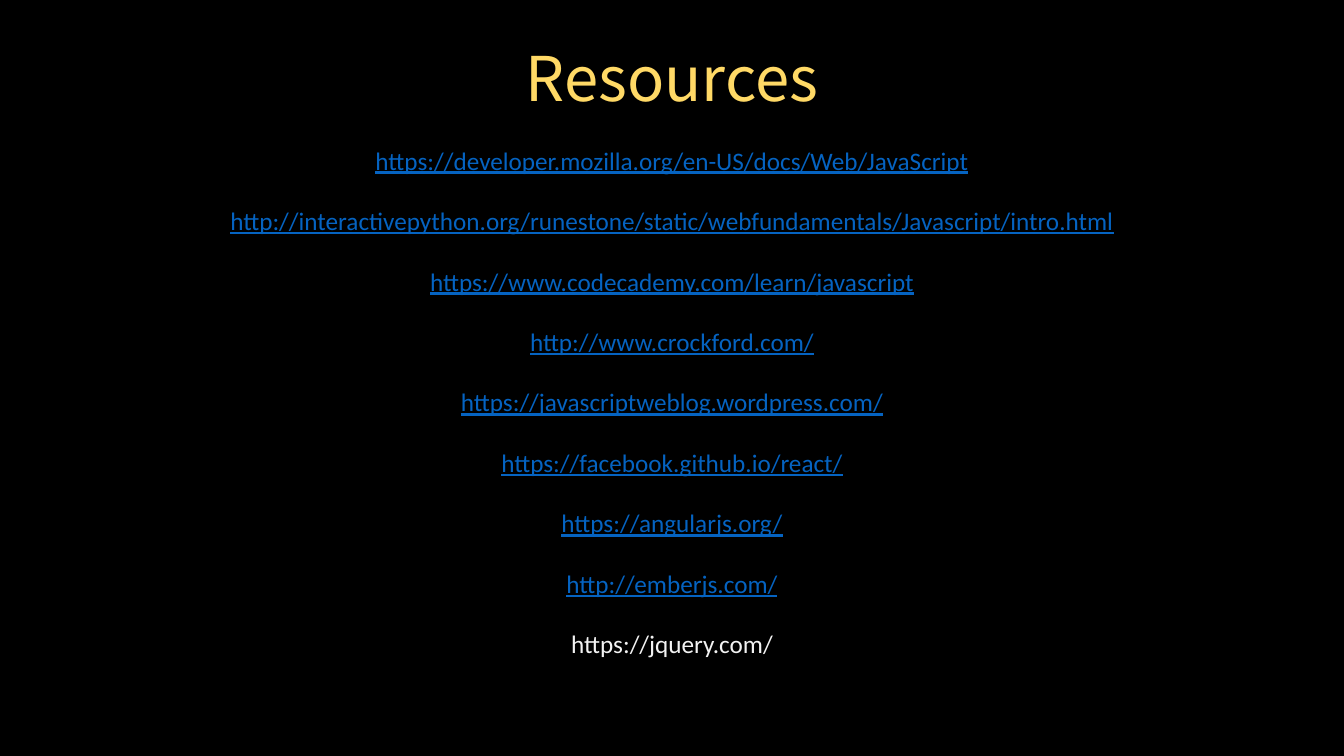
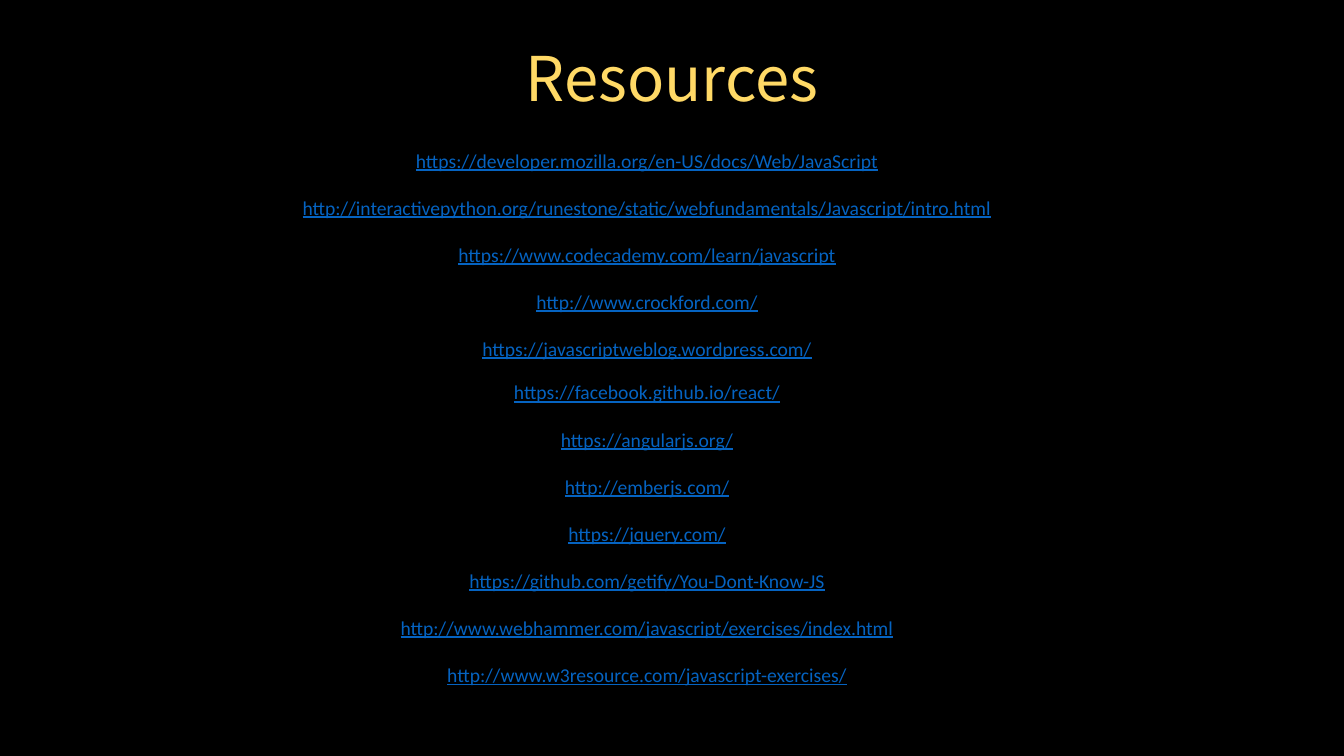
Before and after one commit to captray-zz/UNF-Camp-2016, a slide deck: slide 23 of JavaScript/JavaScript.pptx (slide 21 before the commit). Drawn at 1344x756 pixels with LibreOffice and Linux fonts; fonts in the diff are those of the drawing. Boxes give left, top, right and bottom in pixels: in the first picture for what was removed or moved away, otherwise in the second. Text is boxed around its words. In the diff, an @@ line names an element or a change of style, - is before the commit and + after.

```diff
--- a/JavaScript/JavaScript.pptx
+++ b/JavaScript/JavaScript.pptx
@@ text "https://developer.mozilla.org/en-US/docs/Web/JavaScript" moved from (x1=230, y1=152, x2=1113, y2=658) to (x1=303, y1=154, x2=991, y2=686) @@
@@ text at (x1=303, y1=154, x2=991, y2=545): size 18 to 14 pt in "https://developer.mozilla.org/en-US/docs/Web/JavaScript", "http://interactivepython.org/runestone/static/webfundamental ...", "https://www.codecademy.com/learn/javascript", "http://www.crockford.com/" and 5 more places; text colour #F2F2F2 to #0563C1, underline on in "https://jquery.com/" @@
@@ text at (x1=401, y1=574, x2=893, y2=686): paragraphs added @@
+https://github.com/getify/You-Dont-Know-JS
+http://www.webhammer.com/javascript/exercises/index.html
+http://www.w3resource.com/javascript-exercises/
```
Also in this commit, not shown: 1 other slide changed, 3 slides added, 1 slide removed, 4 other files.
